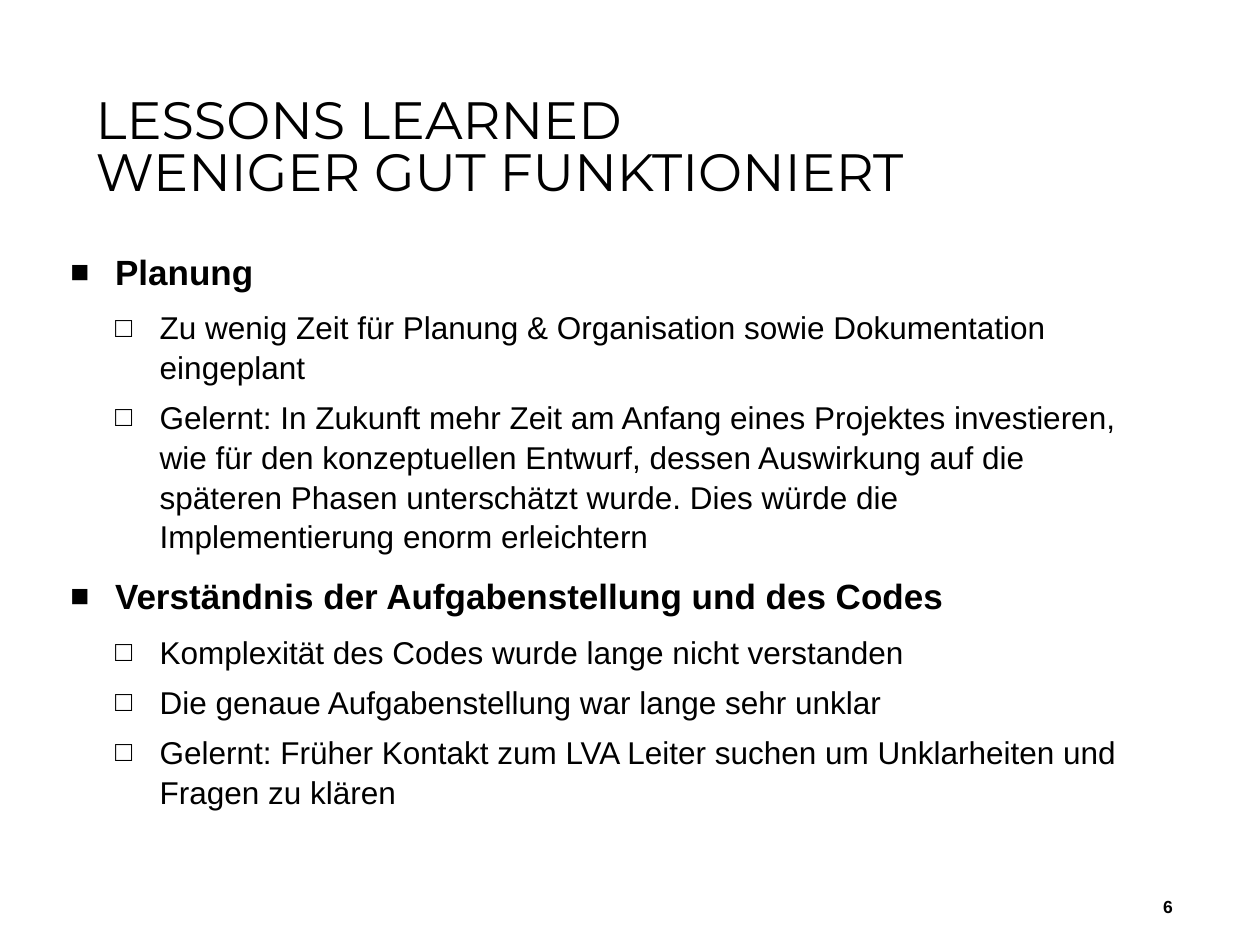
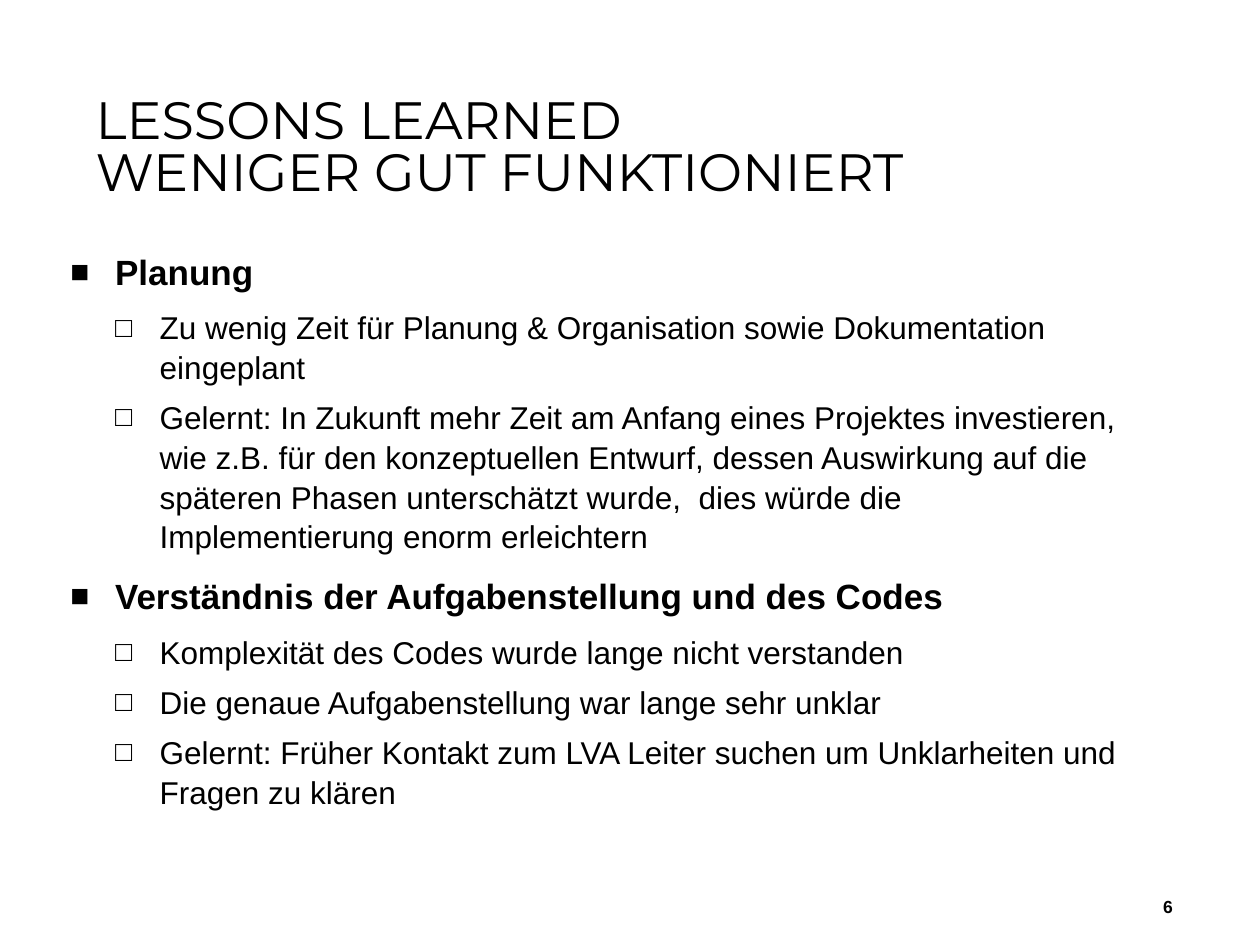
Before and after one commit to aistleithnera/258321_DKE_PR, a slide deck: slide 6 of Dokumente/Projektabschluss/Endabgabe_Projektabschluss.pptx. Drawn at 1260x945 pixels with LibreOffice and Linux fonts; fonts in the diff are those of the drawing; background and template pictures are left out. Boxes give left, top, right and bottom in pixels: in the first picture for what was removed or moved away, otherwise in the second. Text is boxed around its words. In the diff, an @@ line names an element or a change of style, - is before the commit and + after.

```diff
--- a/Dokumente/Projektabschluss/Endabgabe_Projektabschluss.pptx
+++ b/Dokumente/Projektabschluss/Endabgabe_Projektabschluss.pptx
@@ text at bbox=[160, 406, 1115, 554]: text changed @@
-  □ Gelernt: In Zukunft mehr Zeit am Anfang eines Projektes investieren, wie für den konzeptuellen Entwurf, dessen Auswirkung auf die späteren Phasen unterschätzt wurde. Dies würde die Implementierung enorm erleichtern
+  □ Gelernt: In Zukunft mehr Zeit am Anfang eines Projektes investieren, wie z.B. für den konzeptuellen Entwurf, dessen Auswirkung auf die späteren Phasen unterschätzt wurde, dies würde die Implementierung enorm erleichtern
```
Also in this commit, not shown: 6 other files.
